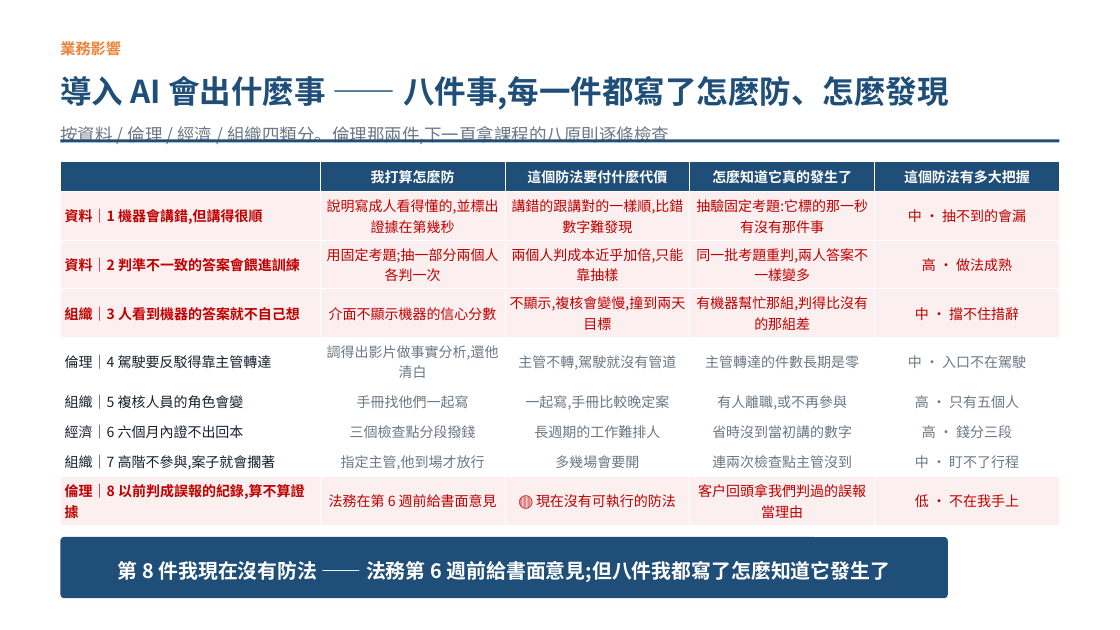
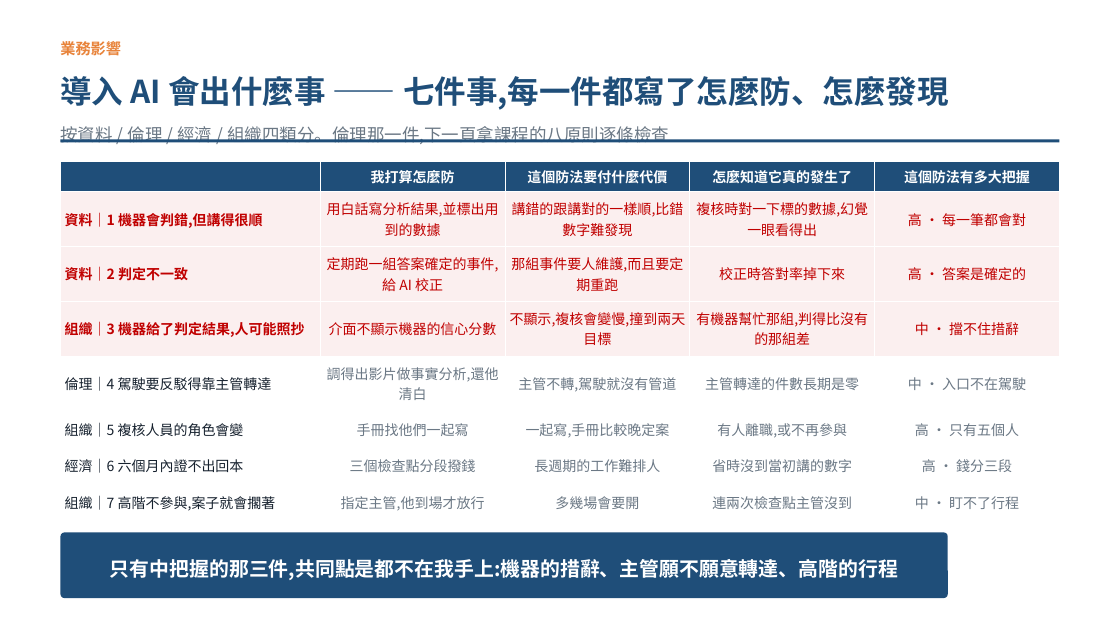
Before and after one commit to pokai-huang0828/UTS_workspace, a slide deck: slide 7 of Artificial Intelligence for Enterprises/Assessment3/Huang_26254793_421104_Assessment 3.pptx. Drawn at 1120x630 pixels with LibreOffice and Linux fonts; fonts in the diff are those of the drawing. Boxes give left, top, right and bottom in pixels: in the first picture for what was removed or moved away, otherwise in the second. Text is boxed around its words. In the diff, an @@ line names an element or a change of style, - is before the commit and + after.

```diff
--- a/Artificial Intelligence for Enterprises/Assessment3/Huang_26254793_421104_Assessment 3.pptx
+++ b/Artificial Intelligence for Enterprises/Assessment3/Huang_26254793_421104_Assessment 3.pptx
@@ text at [60, 76, 949, 110]: text changed @@
-導入 AI 會出什麼事 —— 八件事,每一件都寫了怎麼防、怎麼發現
+導入 AI 會出什麼事 —— 七件事,每一件都寫了怎麼防、怎麼發現
@@ text at [60, 126, 669, 144]: text changed @@
-按資料 / 倫理 / 經濟 / 組織四類分。倫理那兩件,下一頁拿課程的八原則逐條檢查
+按資料 / 倫理 / 經濟 / 組織四類分。倫理那一件,下一頁拿課程的八原則逐條檢查
@@ table at [60, 161, 1060, 521] @@
-row 2: 資料｜1 機器會講錯,但講得很順 | 說明寫成人看得懂的,並標出證據在第幾秒 | 講錯的跟講對的一樣順,比錯數字難發現 | 抽驗固定考題:它標的那一秒有沒有那件事 | 中 · 抽不到的會漏
+row 2: 資料｜1 機器會判錯,但講得很順 | 用白話寫分析結果,並標出用到的數據 | 講錯的跟講對的一樣順,比錯數字難發現 | 複核時對一下標的數據,幻覺一眼看得出 | 高 · 每一筆都會對
-row 3: 資料｜2 判準不一致的答案會餵進訓練 | 用固定考題;抽一部分兩個人各判一次 | 兩個人判成本近乎加倍,只能靠抽樣 | 同一批考題重判,兩人答案不一樣變多 | 高 · 做法成熟
+row 3: 資料｜2 判定不一致 | 定期跑一組答案確定的事件,給 AI 校正 | 那組事件要人維護,而且要定期重跑 | 校正時答對率掉下來 | 高 · 答案是確定的
-row 4, column 1: 組織｜3 人看到機器的答案就不自己想
+row 4, column 1: 組織｜3 機器給了判定結果,人可能照抄
-row 9: 倫理｜8 以前判成誤報的紀錄,算不算證據 | 法務在第 6 週前給書面意見 | 🔴 現在沒有可執行的防法 | 客戶回頭拿我們判過的誤報當理由 | 低 · 不在我手上
@@ rounded rectangle: place and size @@
-rounded rectangle at [60, 537, 948, 598]
+rounded rectangle at [60, 533, 948, 598]
@@ text at [110, 559, 898, 580]: text changed @@
-第 8 件我現在沒有防法 —— 法務第 6 週前給書面意見;但八件我都寫了怎麼知道它發生了
+只有中把握的那三件,共同點是都不在我手上:機器的措辭、主管願不願意轉達、高階的行程
```
Also in this commit, not shown: 4 other files.
